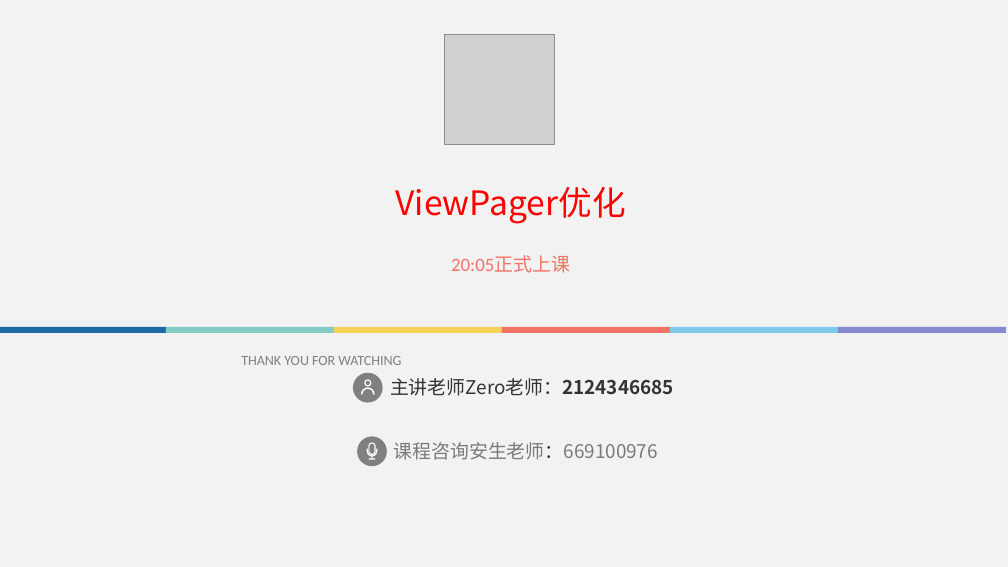
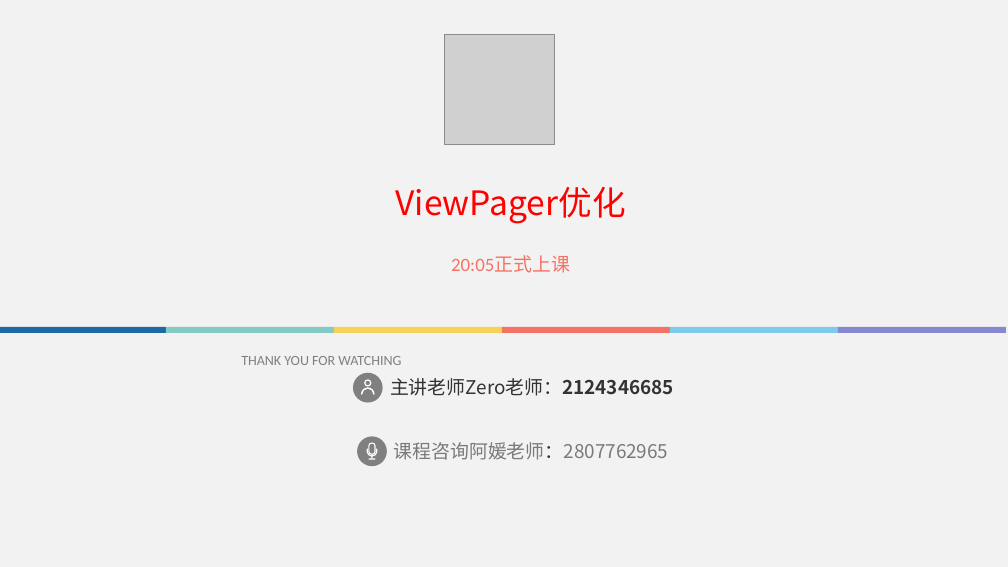
Before and after one commit to fanzhangvip/xiangxue, a slide deck: slide 1 of pre/ViewPager优化.pptx. Drawn at 1008x567 pixels with LibreOffice and Linux fonts; fonts in the diff are those of the drawing; grey boxes stand for pictures. Boxes give left, top, right and bottom in pixels: in the first picture for what was removed or moved away, otherwise in the second. Text is boxed around its words. In the diff, an @@ line names an element or a change of style, - is before the commit and + after.

```diff
--- a/pre/ViewPager优化.pptx
+++ b/pre/ViewPager优化.pptx
@@ text at bbox=[394, 442, 669, 460]: text changed @@
-课程咨询安生老师：669100976
+课程咨询阿媛老师：2807762965
```
Also in this commit, not shown: 1 other slide changed, 10 other files.
